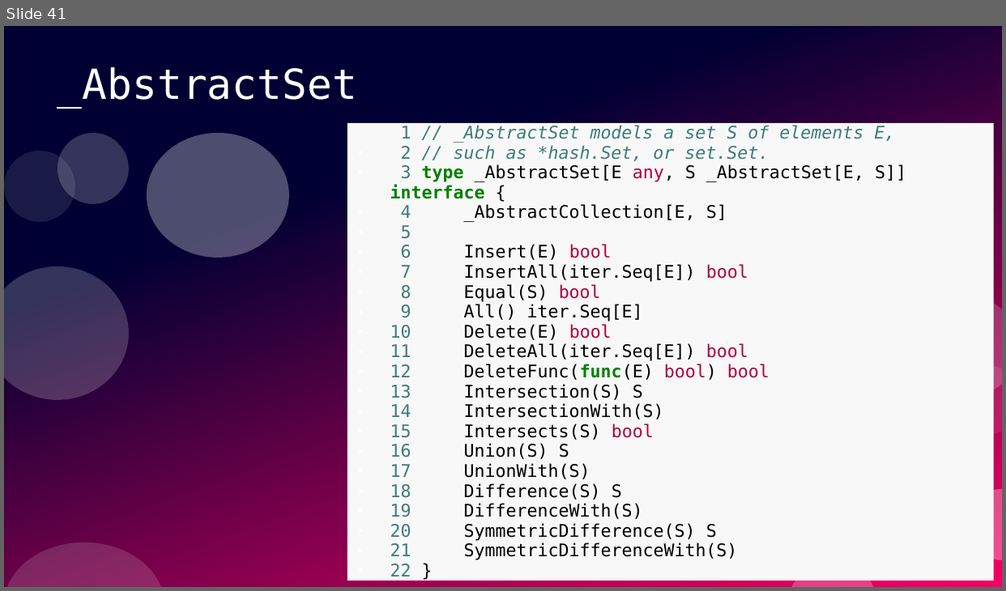
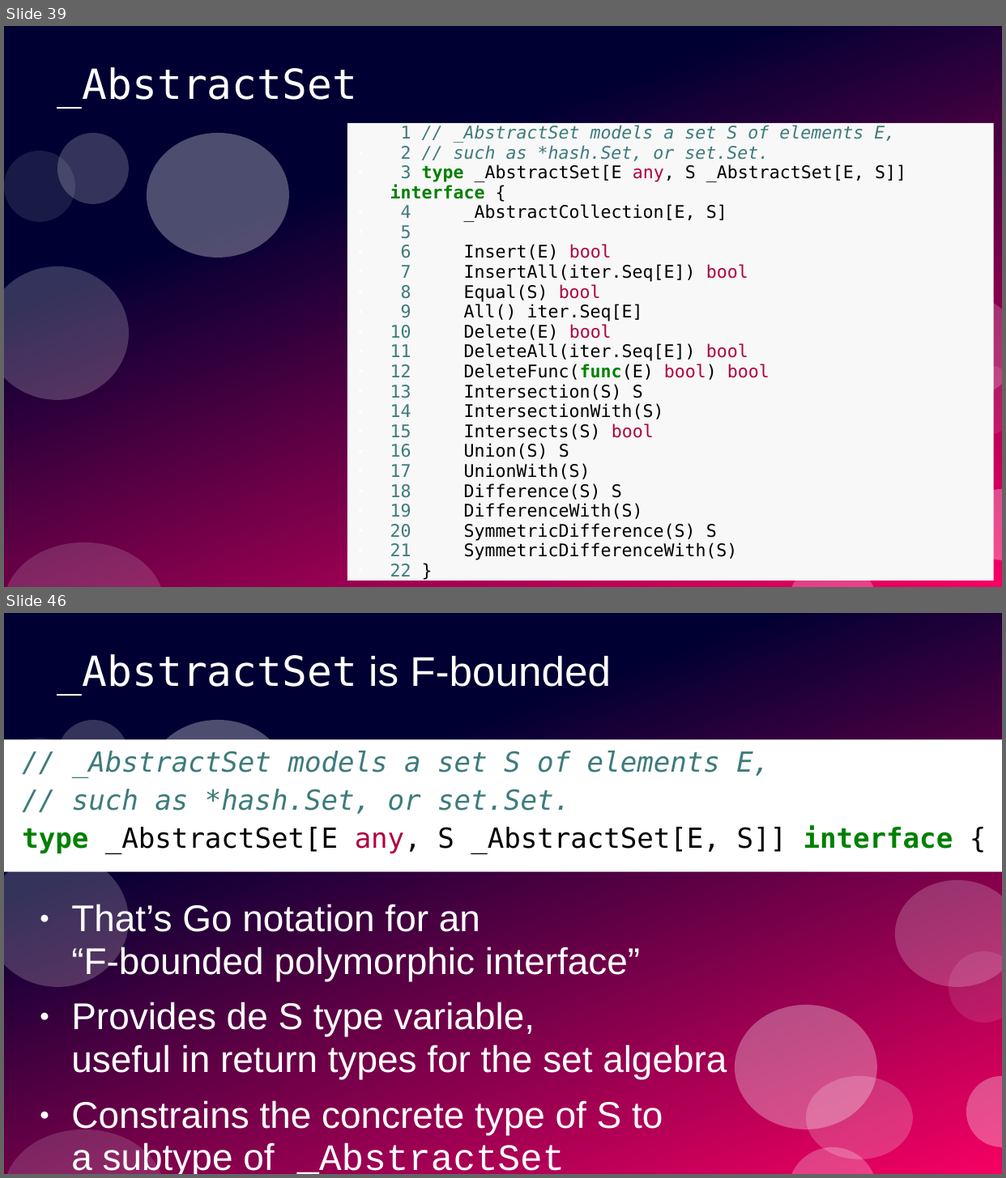
Before and after one commit to ramalho/sets-in-go, a slide deck: sets-in-go.odp. Shown one above the other, each under a label of ours: slide 41 before the commit, slides 39 and 46 after it; the slides between them are not shown. The pictures are 1006x591 and 1006x1178 pixels, drawn with LibreOffice and Linux fonts; fonts in the diff are those of the drawing. Boxes give left, top, right and bottom in pixels: in the first picture for what was removed or moved away, otherwise in the second. Text is boxed around its words. In the diff, an @@ line names an element or a change of style, - is before the commit and + after.

```diff
--- a/sets-in-go.odp
+++ b/sets-in-go.odp
@@ slide 46 added at [4,613,1002,1174], background #FFFFFF; not listed: 10 template elements that a slide beside it also shows @@
@@ title added at [57,654,611,695], 33 pt, text #FFFFFF @@
+_AbstractSet is F-bounded
@@ text added at [4,740,1002,872], fill #FFFFFF, 22 pt, text #3D7B7B, italic @@
+// _AbstractSet models a set S of elements E,
+// such as *hash.Set, or set.Set.
+type _AbstractSet[E any, S _AbstractSet[E, S]] interface {
@@ text added at [71,902,727,1174], 29.6 pt, text #FFFFFF @@
+● That’s Go notation for an
+  “F-bounded polymorphic interface”
+● Provides de S type variable,
+  useful in return types for the set algebra
+● Constrains the concrete type of S to
+  a subtype of _AbstractSet
@@ ellipse added at [735,1005,877,1130], fill #FFFFFF at 30% opacity @@
@@ ellipse added at [807,1076,913,1160], fill #FFFFFF at 20% opacity @@
@@ what was slide 41 is now slide 39 @@
```
Also in this commit, not shown: 4 slides changed, 6 other slides added, 1 other file.
